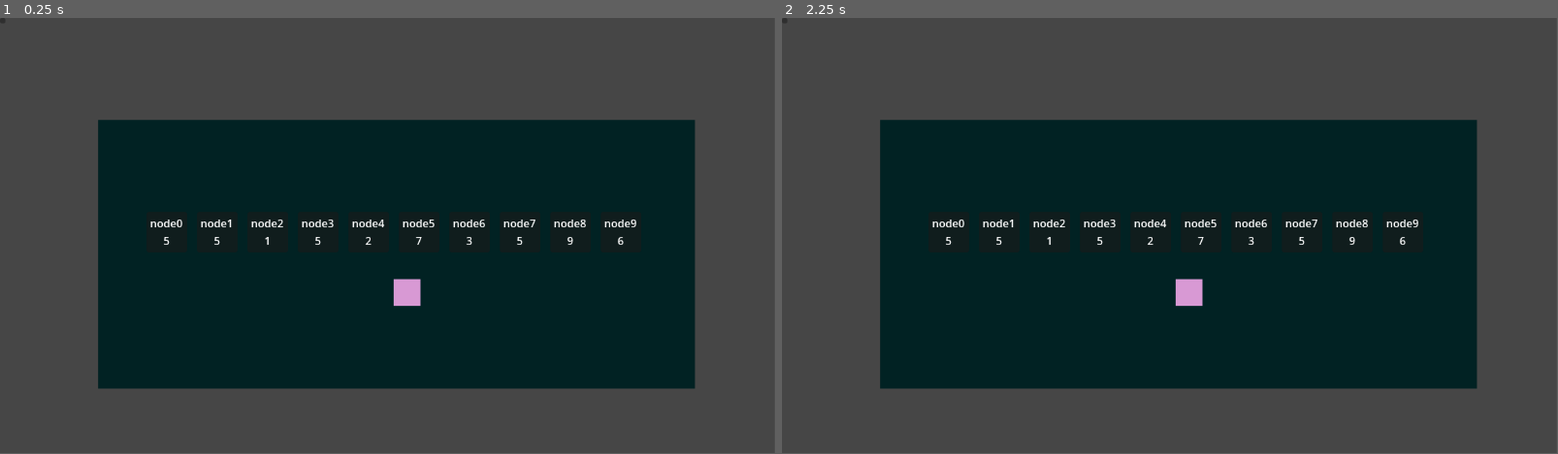
Above: before the commit, frames 1-2 (left to right).
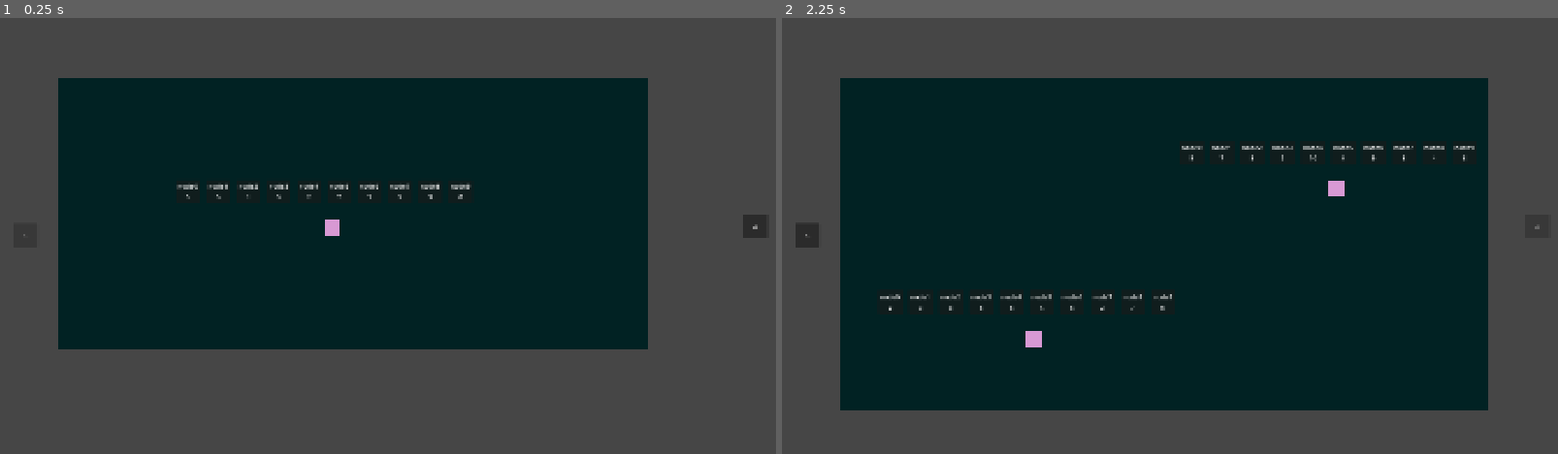
Above: after the commit, the same moments.

Repository: Nat00n/2026-UG-Project
Game: Godot game, scene res://scenes/main.tscn
The game is run twice, just before and just after one commit, with the same random seed, the same clock (stepped at 60 frames per second) and the same inputs.
Inputs (mouse positions are in pixels of both pictures, inside the frame that each line leads up to):
- Up to frame 1 (0.25 s): no input
- Up to frame 2 (2.25 s): click (1534, 227) at 0.5 s, where only the run after the commit has a clickable "->"; click (805, 236) at 1.25 s, where only the run after the commit has a clickable "<-"; click (1534, 227) at 2 s, where only the run after the commit has a clickable "->"
In our replay, the window is 799x449 before the commit and 800x450 after it. These sizes can differ from the game's own. Grey fills any space a smaller window leaves; there, only what the larger window draws over its background counts as a difference.

The runs differ from the first frame. In frame 1, 22% of the frame differs, in the area x 7-99%, y 13-86%; in frame 2, 18%.

Commit message:
Room manager and seperate scripts work, also updated UI scale
need to add AI and better visuals and then search animation and graph traversal and continuations, also assets

Diff:
--- a/project.godot
+++ b/project.godot
@@ -15,6 +15,12 @@
 config/features=PackedStringArray("4.6", "GL Compatibility")
 config/icon="res://icon.svg"
 
+[display]
+
+window/size/viewport_width=1920
+window/size/viewport_height=1080
+window/stretch/mode="canvas_items"
+
 [physics]
 
 3d/physics_engine="Jolt Physics"
--- a/scenes/IDE.tscn
+++ b/scenes/IDE.tscn
@@ -15,9 +15,11 @@
 script = ExtResource("1_q0psu")
 
 [node name="Panel" type="Panel" parent="." unique_id=692409474]
-anchors_preset = 15
-anchor_right = 1.0
-anchor_bottom = 1.0
+anchors_preset = -1
+anchor_right = 1.102
+anchor_bottom = 1.0580001
+offset_right = 0.40966797
+offset_bottom = -0.14025879
 grow_horizontal = 2
 grow_vertical = 2
 size_flags_horizontal = 3
@@ -41,23 +43,27 @@
 layout_mode = 2
 size_flags_horizontal = 3
 size_flags_stretch_ratio = 3.0
+theme_override_font_sizes/font_size = 24
 text = "Code Editor"
 
 [node name="RunButton" type="Button" parent="Panel/VSplitContainer/HSplitContainer" unique_id=1489610588]
 layout_mode = 2
 size_flags_horizontal = 3
+theme_override_font_sizes/font_size = 24
 text = "Run"
 
 [node name="CloseButton" type="Button" parent="Panel/VSplitContainer/HSplitContainer" unique_id=2005574071]
 layout_mode = 2
 size_flags_horizontal = 3
 size_flags_stretch_ratio = 0.5
+theme_override_font_sizes/font_size = 24
 text = "Close"
 
 [node name="CodeEditor" type="CodeEdit" parent="Panel/VSplitContainer" unique_id=1855355128]
 layout_mode = 2
 size_flags_vertical = 3
 size_flags_stretch_ratio = 5.0
+theme_override_font_sizes/font_size = 24
 indent_wrapped_lines = true
 syntax_highlighter = SubResource("CodeHighlighter_dnq1y")
 highlight_all_occurrences = true
@@ -73,6 +79,11 @@
 layout_mode = 2
 size_flags_vertical = 3
 focus_mode = 2
+theme_override_font_sizes/normal_font_size = 24
+theme_override_font_sizes/bold_font_size = 24
+theme_override_font_sizes/bold_italics_font_size = 24
+theme_override_font_sizes/italics_font_size = 24
+theme_override_font_sizes/mono_font_size = 24
 bbcode_enabled = true
 selection_enabled = true
 
--- a/scenes/main.tscn
+++ b/scenes/main.tscn
@@ -2,8 +2,9 @@
 
 [ext_resource type="PackedScene" uid="uid://bm85j7tdoavkf" path="res://scenes/IDE.tscn" id="1_o5qli"]
 [ext_resource type="Script" uid="uid://bpbwj01h0u4k5" path="res://scripts/main.gd" id="1_sugp2"]
-[ext_resource type="PackedScene" uid="uid://c2khoy27nacsl" path="res://scenes/room.tscn" id="2_0wfyh"]
+[ext_resource type="PackedScene" uid="uid://c2khoy27nacsl" path="res://scenes/sortRoom.tscn" id="2_0wfyh"]
 [ext_resource type="Script" uid="uid://0aj1e5d62pul" path="res://scripts/roomManager.gd" id="2_jyhfs"]
+[ext_resource type="PackedScene" uid="uid://q3f3s8w0a8db" path="res://scenes/searchRoom.tscn" id="4_tbgi4"]
 
 [node name="Main" type="Node2D" unique_id=2102868353]
 script = ExtResource("1_sugp2")
@@ -11,16 +12,24 @@
 [node name="RoomManager" type="Node2D" parent="." unique_id=1047869164]
 script = ExtResource("2_jyhfs")
 
-[node name="Room" parent="RoomManager" unique_id=470420785 instance=ExtResource("2_0wfyh")]
+[node name="sortRoom" parent="RoomManager" unique_id=470420785 instance=ExtResource("2_0wfyh")]
+
+[node name="searchRoom" parent="RoomManager" unique_id=454512095 instance=ExtResource("4_tbgi4")]
 
 [node name="RoomUI" type="Node2D" parent="." unique_id=307088215]
 
 [node name="LeftButton" type="Button" parent="RoomUI" unique_id=79039829]
-offset_right = 8.0
-offset_bottom = 8.0
+offset_left = 34.0
+offset_top = 508.0
+offset_right = 94.0
+offset_bottom = 568.0
+text = "<-"
 
 [node name="RightButton" type="Button" parent="RoomUI" unique_id=1322071557]
-offset_right = 8.0
-offset_bottom = 8.0
+offset_left = 1840.0
+offset_top = 487.0
+offset_right = 1900.0
+offset_bottom = 547.0
+text = "->"
 
 [node name="IDE" parent="." unique_id=2056445691 instance=ExtResource("1_o5qli")]
--- /dev/null
+++ b/scenes/searchRoom.tscn
@@ -0,0 +1,30 @@
+[gd_scene format=3 uid="uid://q3f3s8w0a8db"]
+
+[ext_resource type="Script" uid="uid://e0y3asayi4ga" path="res://scripts/room.gd" id="1_c5whf"]
+[ext_resource type="PackedScene" uid="uid://cuastweaprt2q" path="res://scenes/Interactable.tscn" id="1_qiavs"]
+
+[node name="searchRoom" type="Node2D" unique_id=454512095]
+script = ExtResource("1_c5whf")
+
+[node name="Background" type="ColorRect" parent="." unique_id=796185774]
+offset_right = 1929.0
+offset_bottom = 1090.0
+color = Color(0.27387273, 0.27387273, 0.27387273, 1)
+
+[node name="Floor" type="ColorRect" parent="." unique_id=1013166347]
+offset_left = 146.0
+offset_top = 152.0
+offset_right = 1746.0
+offset_bottom = 969.0
+color = Color(0.004679383, 0.13212621, 0.13827685, 1)
+
+[node name="Interactable" parent="." unique_id=1779530000 instance=ExtResource("1_qiavs")]
+z_index = 1
+position = Vector2(605, 774)
+objectName = "Kevin"
+objectID = "object_002"
+
+[node name="Interactable2" parent="." unique_id=1707350476 instance=ExtResource("1_qiavs")]
+position = Vector2(1351, 404)
+objectName = "John"
+objectID = "object_003"
--- a/scenes/room.tscn
+++ b/scenes/sortRoom.tscn
@@ -3,21 +3,21 @@
 [ext_resource type="Script" uid="uid://e0y3asayi4ga" path="res://scripts/room.gd" id="1_ffxv4"]
 [ext_resource type="PackedScene" uid="uid://cuastweaprt2q" path="res://scenes/Interactable.tscn" id="2_85yof"]
 
-[node name="Room" type="Node2D" unique_id=470420785]
+[node name="sortRoom" type="Node2D" unique_id=470420785]
 script = ExtResource("1_ffxv4")
 
 [node name="Background" type="ColorRect" parent="." unique_id=1634516390]
-offset_right = 1151.0
-offset_bottom = 648.0
+offset_right = 1930.0
+offset_bottom = 1096.0
 color = Color(0.27387273, 0.27387273, 0.27387273, 1)
 
 [node name="Floor" type="ColorRect" parent="." unique_id=356980670]
 offset_left = 146.0
 offset_top = 152.0
-offset_right = 1033.0
-offset_bottom = 552.0
+offset_right = 1605.0
+offset_bottom = 822.0
 color = Color(0.004679383, 0.13212621, 0.13827685, 1)
 
 [node name="Interactable" parent="." unique_id=1779530000 instance=ExtResource("2_85yof")]
 z_index = 1
-position = Vector2(585, 389)
+position = Vector2(802, 500)
--- a/scripts/IDE.gd
+++ b/scripts/IDE.gd
@@ -14,8 +14,8 @@
 
 	panel.visible = false
 
-	closeButton.pressed.connect(close)
-	runButton.pressed.connect(run)
+	closeButton.pressed.connect(onClose)
+	runButton.pressed.connect(onRun)
 
 	if OS.has_feature("web"):
 		_talkCallback = JavaScriptBridge.create_callback(talk)
@@ -36,52 +36,46 @@
 		outputRCT.append_text(msg + "\n")
 
 
+func onClose() -> void:
+	if _currentObject:
+		_currentObject.saveScript(inputCE.text)
+		# Run silently on close
+		_currentObject.runSavedScript()
+
+	panel.visible = false
+	_currentObject = null
+
+
 func open(objectName: String, interactable):
 	_currentObject = interactable
 
 	outputRCT.clear()
 	outputRCT.append_text("--- %s ---\n" % objectName)
+
+	inputCE.text = interactable.savedScript
+
 	panel.visible = true
 
-	_registerPythonFunctions()
 
-func _registerPythonFunctions():
-	JavaScriptBridge.eval("""
-		window.gdReadNode = function(index) {
-			return window._gdReadCallback ? window._gdReadCallback(index) : "not ready";
-		};
-		window.gdSelectNode = function(index) {
-			return window._gdSelectCallback ? window._gdSelectCallback(index) : "not ready";
-		};
-	""")
+func onRun():
+	if _currentObject:
+		_currentObject.saveScript(inputCE.text)
+	_executeCode(inputCE.text, false)
 
-	# Wire up GDScript callbacks
-	var read_cb = JavaScriptBridge.create_callback(
-		func(args):
-			var idx = int(args[0])
-			var result = _currentObject.read_node(idx)
-			JavaScriptBridge.get_interface("window").set("_lastReadResult", result)
-	)
-	var select_cb = JavaScriptBridge.create_callback(
-		func(args):
-			var idx = int(args[0])
-			var result = _currentObject.select_node(idx)
-			JavaScriptBridge.get_interface("window").set("_lastSelectResult", result)
-	)
-	JavaScriptBridge.get_interface("window").set("_gdReadCallback", read_cb)
-	JavaScriptBridge.get_interface("window").set("_gdSelectCallback", select_cb)
+# Called by interactable for silent background run
+func runScript(code: String, interactable):
+	_currentObject = interactable
+	_executeCode(code, true)
 
-func run():
-
-	outputRCT.clear()
-	outputRCT.append_text("running : \n")
+func _executeCode(code: String, silent: bool):
+	if not silent:
+		outputRCT.clear()
+		outputRCT.append_text("Running...\n")
 
 	var nodesStr = "["
 	for n in _currentObject.dataNodes:
 		nodesStr += '{"name": "%s", "value": %d},' % [n["name"], n["value"]]
 	nodesStr += "]"
-
-	var code = inputCE.get_text()
 
 	var wrapped = """
 import sys, io
@@ -97,7 +91,6 @@
 
 dataNodes = """ + nodesStr + """
 
-# Custom functions
 def read(index):
 	if index < 0 or index >= len(dataNodes):
 		talk("Error: index " + str(index) + " out of range")
@@ -125,16 +118,13 @@
 
 """ + code
 
+	JavaScriptBridge.eval("window._pendingCode = %s;" % JSON.stringify(wrapped))
 	JavaScriptBridge.eval("""
-			(async () => {
-				try {
-					await runPythonFromGodot(`""" + wrapped.replace("`", "\\`") + """`);
-				} catch(e) {
-					if (window.godotTalk) window.godotTalk("Error: " + e.message);
-				}
-			})();
-		""")
-
-
-func close() -> void:
-	panel.visible = false
+		(async () => {
+			try {
+				await runPythonFromGodot();
+			} catch(e) {
+				if (window.godotTalk) window.godotTalk("Error: " + e.message);
+			}
+		})();
+	""")
--- a/scripts/interactable.gd
+++ b/scripts/interactable.gd
@@ -32,7 +32,6 @@
 	_loadScript()
 
 func _loadScript():
-	# Load from localStorage via JS
 	var result = JavaScriptBridge.eval("""
         localStorage.getItem('script_%s') || ''
 	""" % objectID)
@@ -41,9 +40,11 @@
 
 func saveScript(code: String):
 	savedScript = code
+	# Encode string with json
+	var jsonCode = JSON.stringify(code)
 	JavaScriptBridge.eval("""
-        localStorage.setItem('script_%s', `%s`);
-	""" % [objectID, code.replace("`", "\\`")])
+        localStorage.setItem('script_%s', %s);
+	""" % [objectID, jsonCode])
 
 func runSavedScript():
 	if savedScript.strip_edges() == "":
--- a/scripts/room.gd
+++ b/scripts/room.gd
@@ -6,3 +6,7 @@
 		if child is Area2D:
 			result.append(child)
 	return result
+
+func onShow():
+	for interactable in getInteractables():
+		interactable._loadScript()
--- a/scripts/roomManager.gd
+++ b/scripts/roomManager.gd
@@ -21,6 +21,8 @@
 	for i in range(rooms.size()):
 		rooms[i].visible = (i == index)
 
+	rooms[index].onShow()
+
 	# Pass popup reference to all interactables in the current room
 	for interactable in rooms[index].getInteractables():
 		interactable._popup = IDE
Not shown, changed: TaskTrain.html
Not shown, changed: TaskTrain.pck
Not shown, changed: TaskTrainTemplate.html
